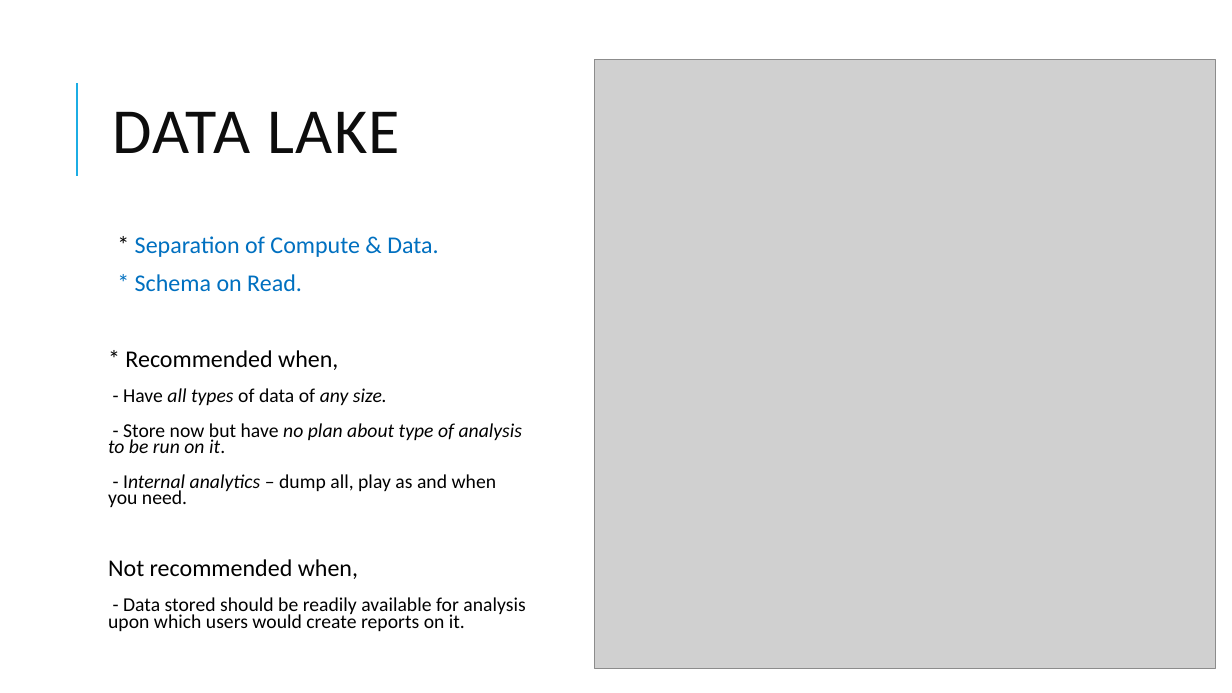
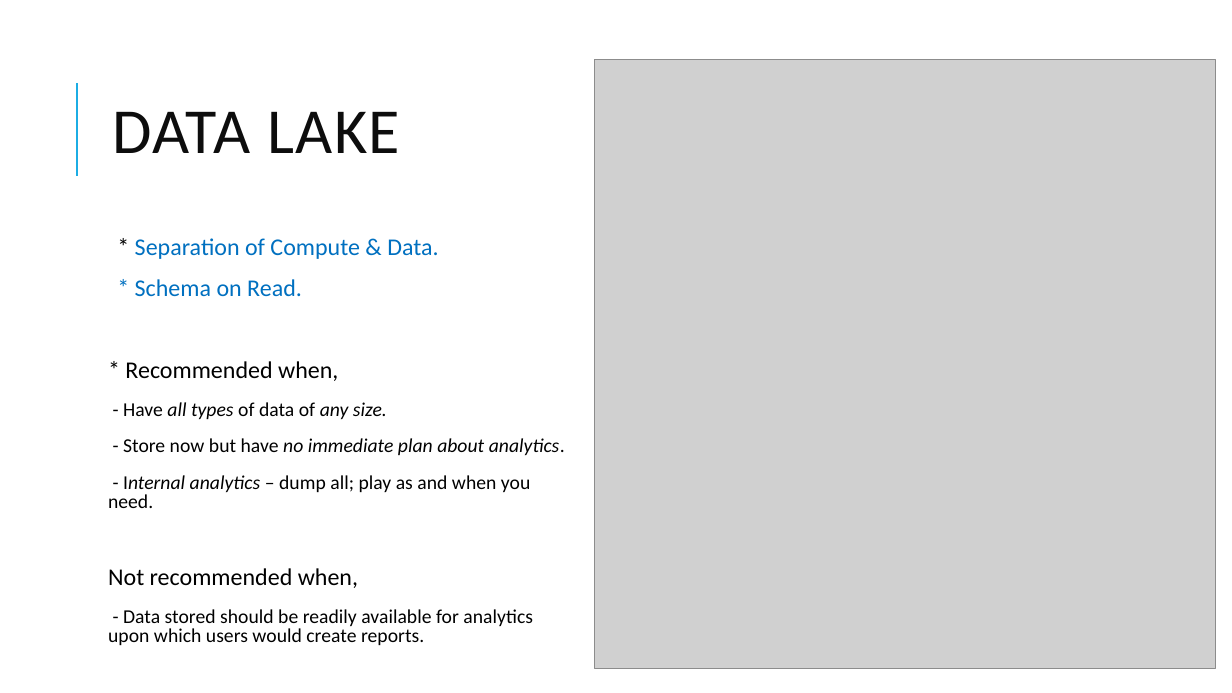
Before and after one commit to dinesarun/common, a slide deck: slide 8 of sessions/ChennaiAzureUserGroup/Snowflake_DW/Snowflake data warehouse.pptx. Drawn at 1232x693 pixels with LibreOffice and Linux fonts; fonts in the diff are those of the drawing; grey boxes stand for pictures. Boxes give left, top, right and bottom in pixels: in the first picture for what was removed or moved away, otherwise in the second. Text is boxed around its words. In the diff, an @@ line names an element or a change of style, - is before the commit and + after.

```diff
--- a/sessions/ChennaiAzureUserGroup/Snowflake_DW/Snowflake data warehouse.pptx
+++ b/sessions/ChennaiAzureUserGroup/Snowflake_DW/Snowflake data warehouse.pptx
@@ text at box(108, 238, 438, 588): line spacing 0.7 to 0.8 @@
@@ text at box(108, 438, 565, 508): text changed; italic off @@
-- Store now but have no plan about type of analysis to be run on it.
-- Internal analytics – dump all, play as and when you need.
+- Store now but have no immediate plan about analytics.
+- Internal analytics – dump all; play as and when you need.
@@ text at box(108, 609, 533, 645): text changed @@
-- Data stored should be readily available for analysis upon which users would create reports on it.
+- Data stored should be readily available for analytics upon which users would create reports.
```
Also in this commit, not shown: 6 other slides changed, 3 slides added, 2 other files.
